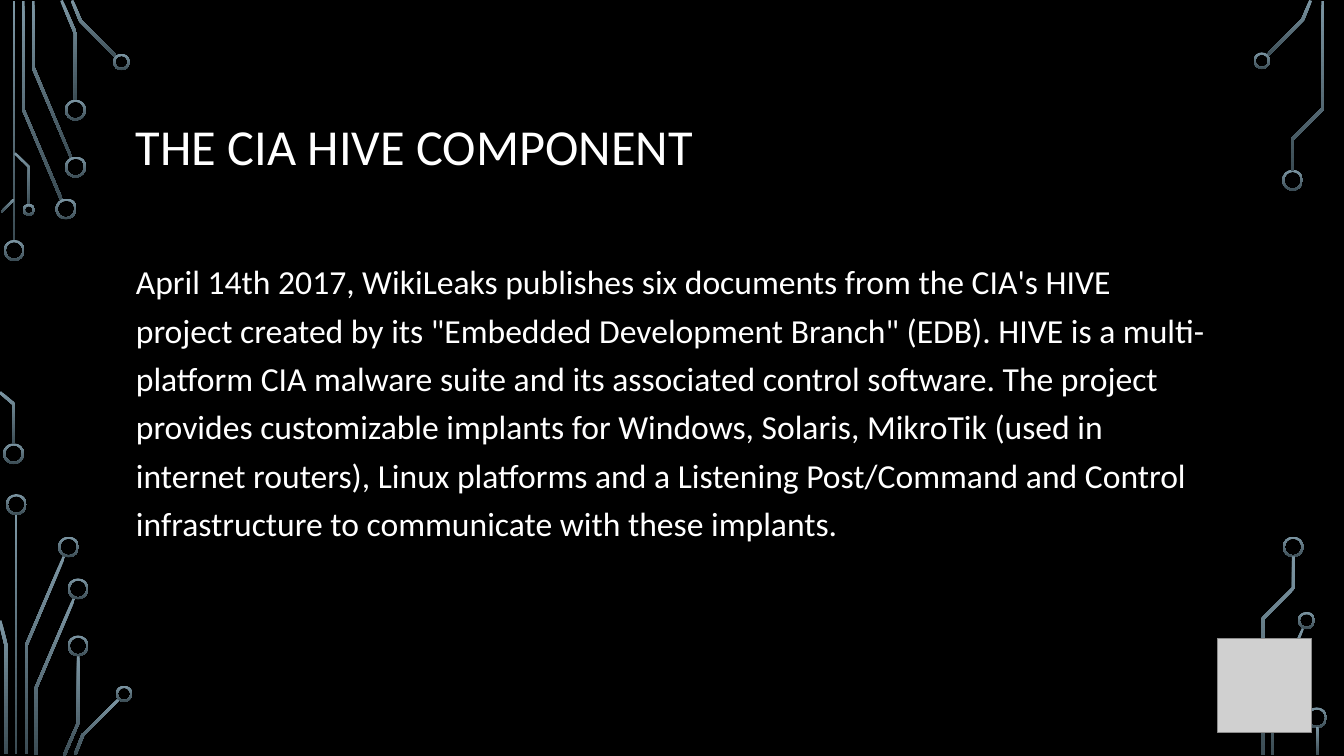
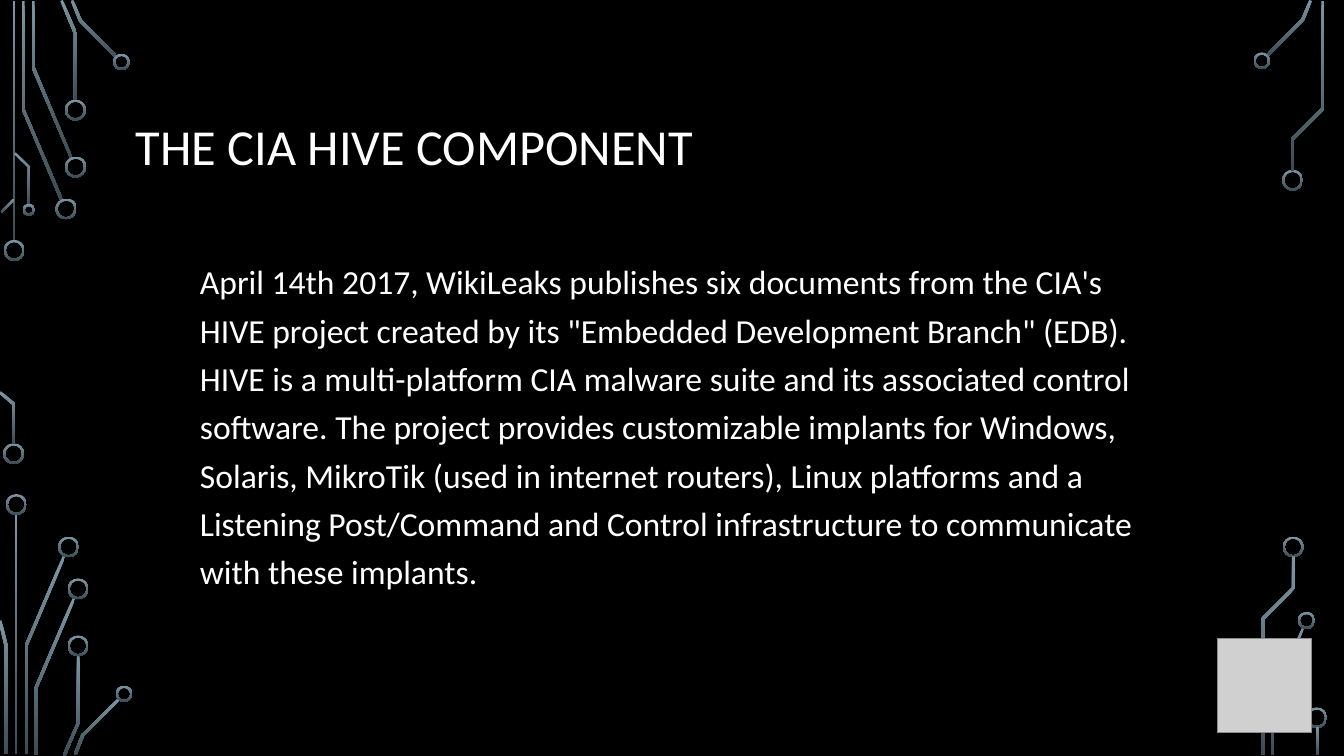
Before and after one commit to giadagabriele/WikiLeaks-Hive, a slide deck: slide 2 of The CIA Hive component.pptx. Drawn at 1344x756 pixels with LibreOffice and Linux fonts; fonts in the diff are those of the drawing; grey boxes stand for pictures; background and template pictures are left out. Boxes give left, top, right and bottom in pixels: in the first picture for what was removed or moved away, otherwise in the second. Text is boxed around its words. In the diff, an @@ line names an element or a change of style, - is before the commit and + after.

```diff
--- a/The CIA Hive component.pptx
+++ b/The CIA Hive component.pptx
@@ text "April 14th 2017, WikiLeaks publishes ..." rewrapped from <box>136,270,1204,542</box> to <box>200,270,1132,590</box> @@
```
Also in this commit, not shown: 5 other slides changed, 7 slides added, 4 slides removed.
